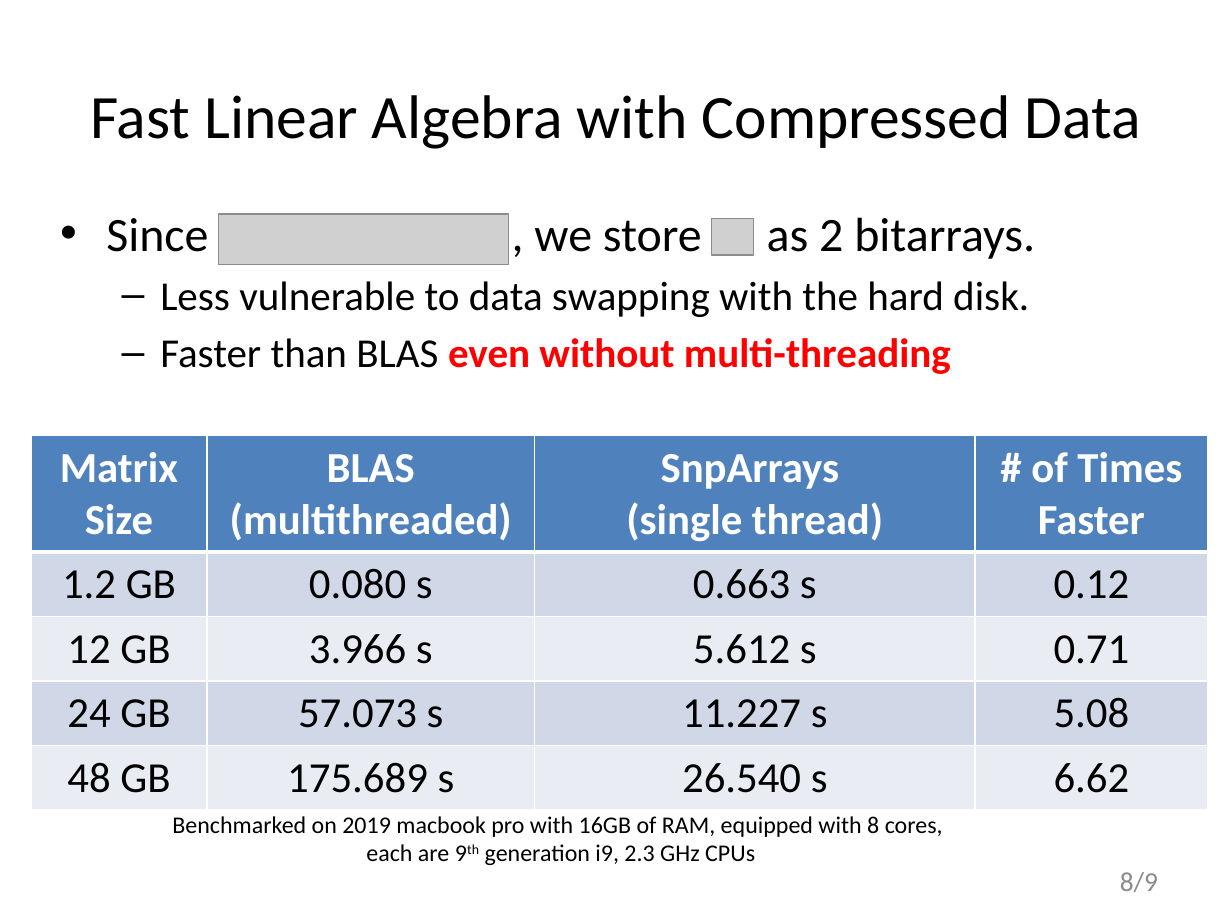
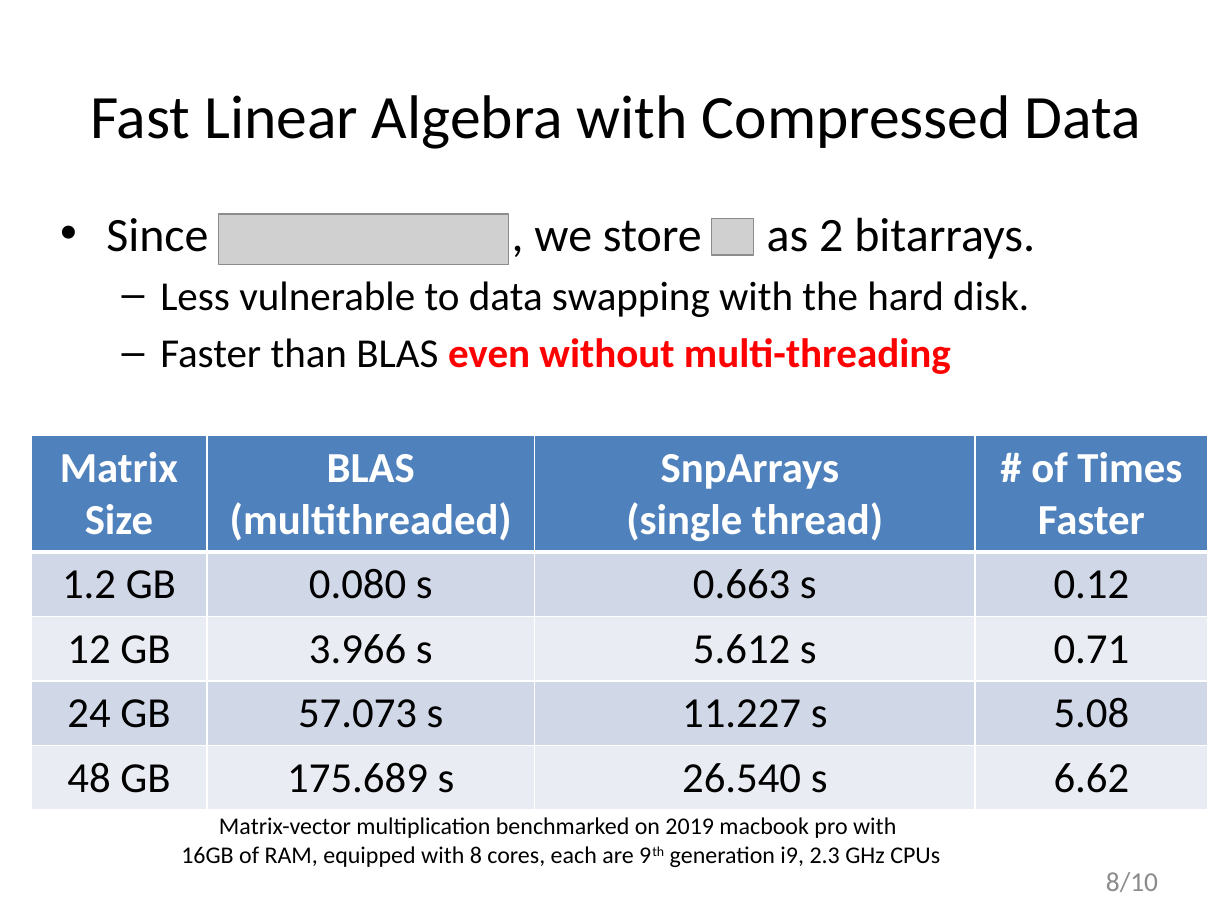
Before and after one commit to biona001/public-talks, a slide deck: slide 8 of JuliaCon 2019/talk/talk.pptx. Drawn at 1232x924 pixels with LibreOffice and Linux fonts; fonts in the diff are those of the drawing; grey boxes stand for pictures. Boxes give left, top, right and bottom in pixels: in the first picture for what was removed or moved away, otherwise in the second. Text is boxed around its words. In the diff, an @@ line names an element or a change of style, - is before the commit and + after.

```diff
--- a/JuliaCon 2019/talk/talk.pptx
+++ b/JuliaCon 2019/talk/talk.pptx
@@ text at bbox=[181, 817, 940, 867]: text changed @@
-Benchmarked on 2019 macbook pro with 16GB of RAM, equipped with 8 cores,
-each are 9th generation i9, 2.3 GHz CPUs
+Matrix-vector multiplication benchmarked on 2019 macbook pro with
+16GB of RAM, equipped with 8 cores, each are 9th generation i9, 2.3 GHz CPUs
@@ page number at bbox=[1106, 872, 1158, 892]: text changed @@
-8/9
+8/10
```
Also in this commit, not shown: 4 other slides changed, 1 slide added, 1 other file.
